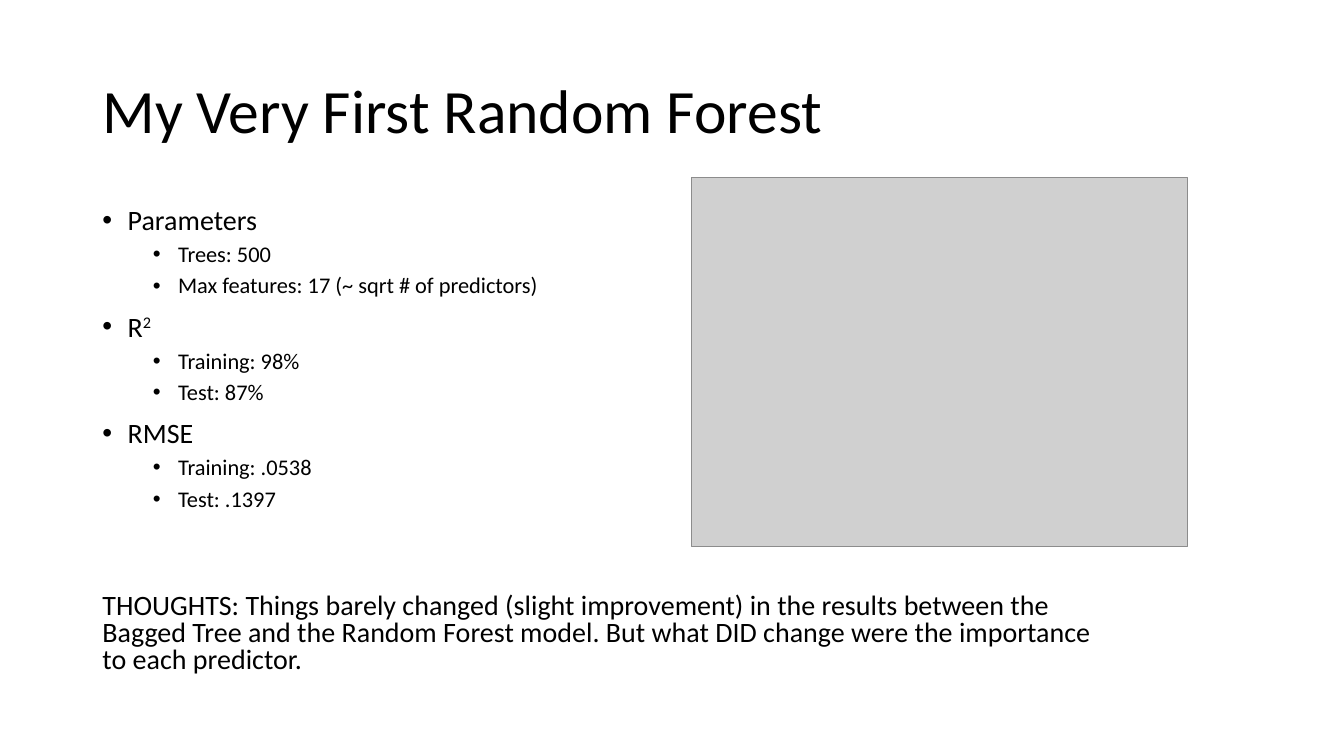
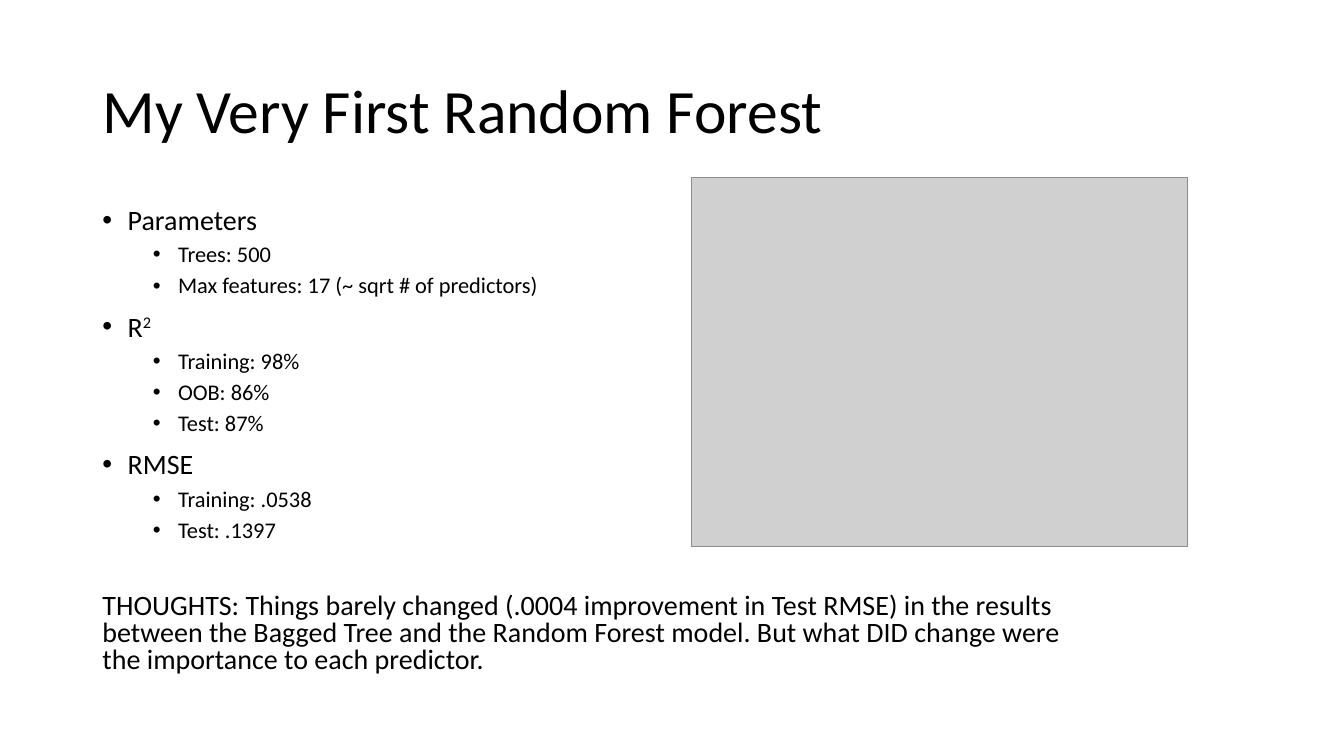
Before and after one commit to reflexiveprophecy/Kaggle_Predict_Ames_Iowa_Housing_Prices, a slide deck: slide 6 of Tree Based Models.pptx. Drawn at 1344x756 pixels with LibreOffice and Linux fonts; fonts in the diff are those of the drawing; grey boxes stand for pictures. Boxes give left, top, right and bottom in pixels: in the first picture for what was removed or moved away, otherwise in the second. Text is boxed around its words. In the diff, an @@ line names an element or a change of style, - is before the commit and + after.

Commit message:
update Tree ppt

```diff
--- a/Tree Based Models.pptx
+++ b/Tree Based Models.pptx
@@ text at <box>178,384,270,400</box>: paragraph added @@
+  • OOB: 86%
@@ text at <box>102,594,1059,674</box>: text changed @@
-THOUGHTS: Things barely changed (slight improvement) in the results between the Bagged Tree and the Random Forest model. But what DID change were the importance to each predictor.
+THOUGHTS: Things barely changed (.0004 improvement in Test RMSE) in the results between the Bagged Tree and the Random Forest model. But what DID change were the importance to each predictor.
```
Also in this commit, not shown: 6 other slides changed, 2 other files.
